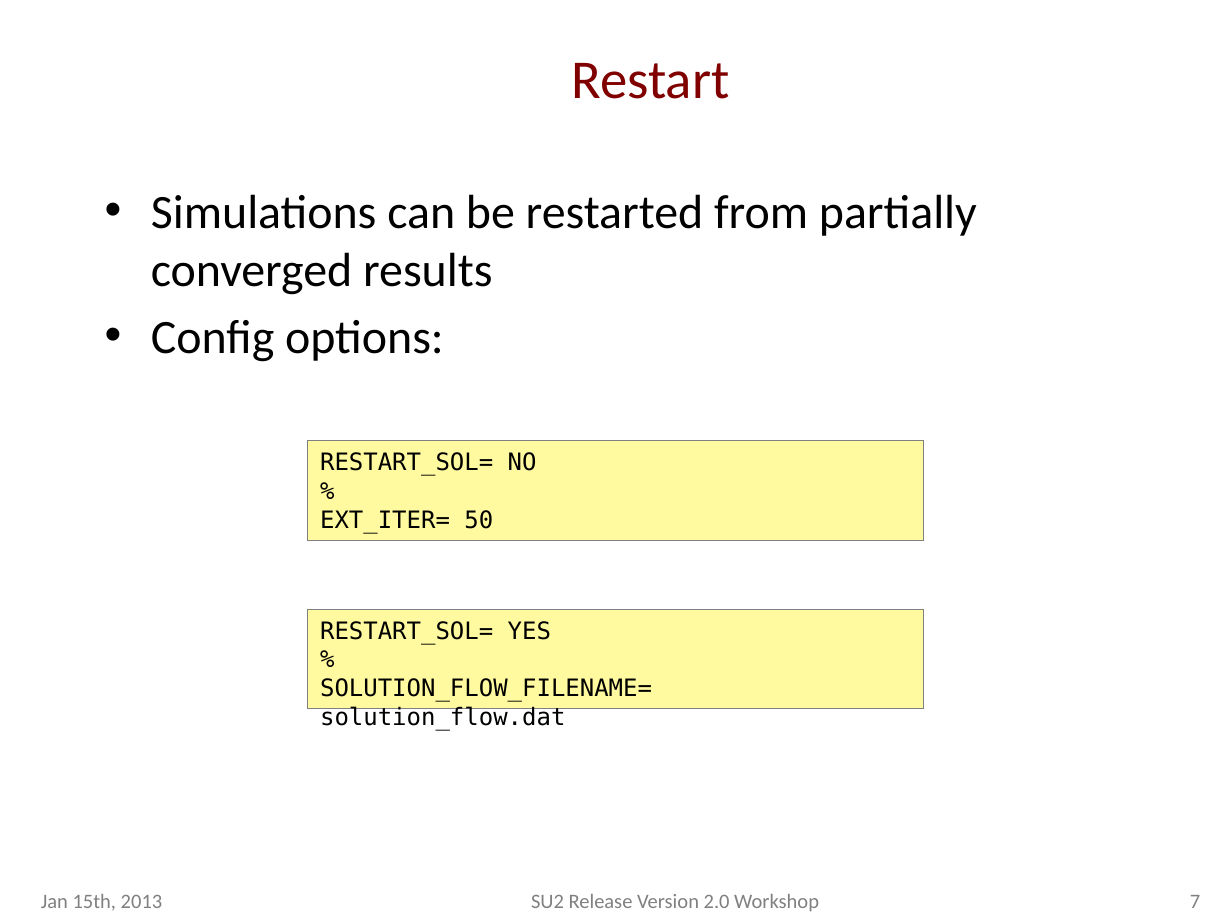
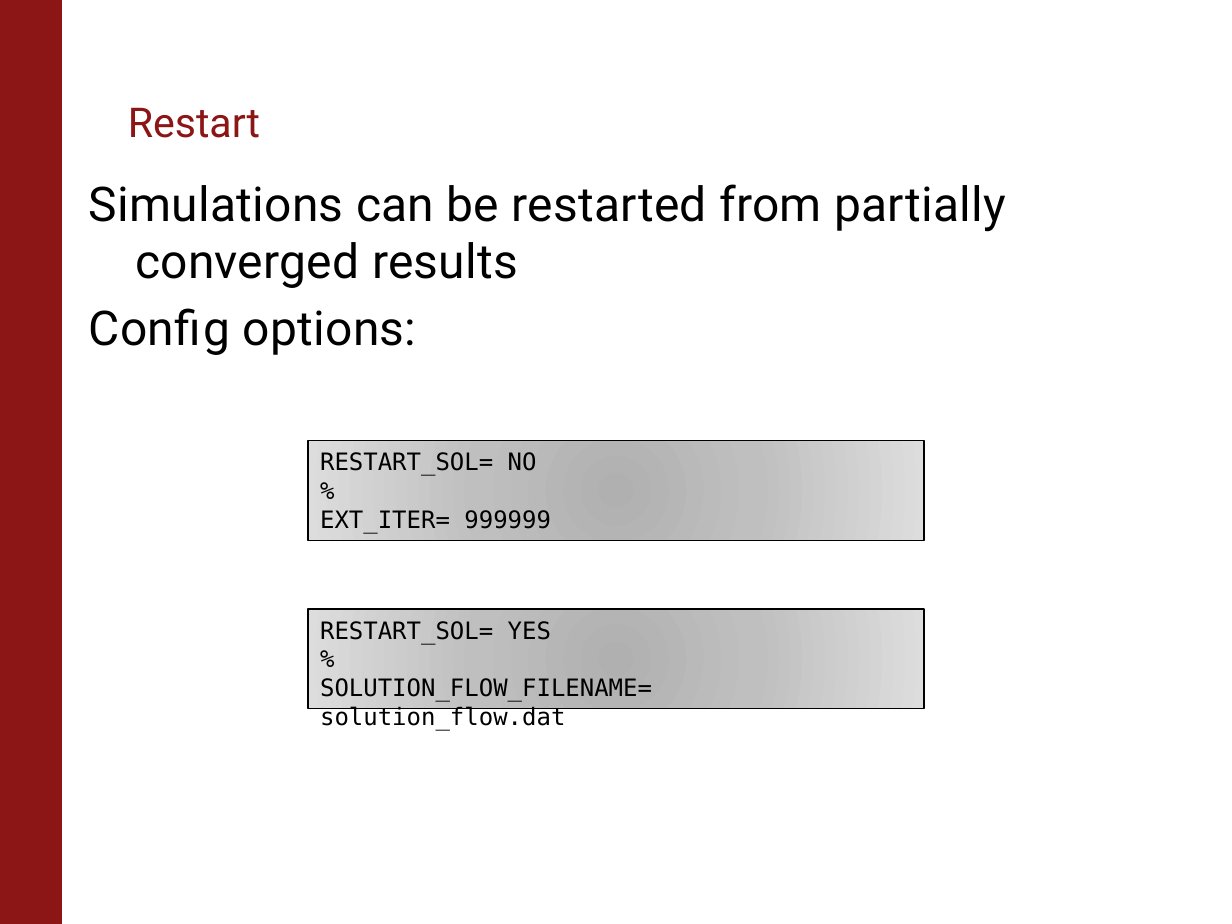
Before and after one commit to su2code/SU2, a slide deck: slide 6 of Presentations/1st Workshop/Running_SU2.pptx (slide 7 before the commit). Drawn at 1232x924 pixels with LibreOffice and Linux fonts; fonts in the diff are those of the drawing; background and template pictures are left out. Boxes give left, top, right and bottom in pixels: in the first picture for what was removed or moved away, otherwise in the second. Text is boxed around its words. In the diff, an @@ line names an element or a change of style, - is before the commit and + after.

```diff
--- a/Presentations/1st Workshop/Running_SU2.pptx
+++ b/Presentations/1st Workshop/Running_SU2.pptx
@@ rectangle added at <box>0,0,62,924</box>, fill #8C1515, outline #8C1515 0.75 pt @@
@@ ellipse removed at <box>15,12,1173,415</box> @@
@@ title "Restart": place and size @@
-title "Restart" at <box>571,63,729,99</box>
+title "Restart" at <box>128,107,260,138</box>
@@ title "Restart" at <box>128,107,260,138</box>: size 32 to 24 pt, font Calibri to Roboto, text colour #800000 to #8C1515; alignment centre to left; line spacing 1 to 0.85; vertical alignment middle to bottom @@
@@ text "Simulations can be restarted from ...": place and size @@
-text "Simulations can be restarted from ..." at <box>151,194,977,362</box>
+text "Simulations can be restarted from ..." at <box>89,184,1006,355</box>
@@ text "Simulations can be restarted from ..." at <box>89,184,1006,355</box>: font Calibri to Roboto, letter spacing 0 to 0.2 pt; bullet • to none @@
@@ rectangle "RESTART_SOL= NO" at <box>308,441,924,541</box>: fill #FFFA9F to gradient #B1B1B1 to #C0C0C0 to #DDDDDD; outline #808080 0.75 pt to #000000 0.75 pt @@
@@ text in rectangle at <box>320,510,551,534</box>: text changed @@
-EXT_ITER= 50
+EXT_ITER= 999999
@@ rectangle "RESTART_SOL= YES" at <box>308,609,924,708</box>: fill #FFFA9F to gradient #B1B1B1 to #C0C0C0 to #DDDDDD; outline #808080 0.75 pt to #000000 0.75 pt @@
@@ text removed at <box>41,894,163,911</box> @@
-Jan 15th, 2013
@@ text removed at <box>531,894,819,911</box> @@
-SU2 Release Version 2.0 Workshop
@@ page number removed at <box>1190,895,1200,908</box> @@
-7
```
Also in this commit, not shown: 7 other slides changed, 4 slides added, 4 slides removed, 2 other files.
